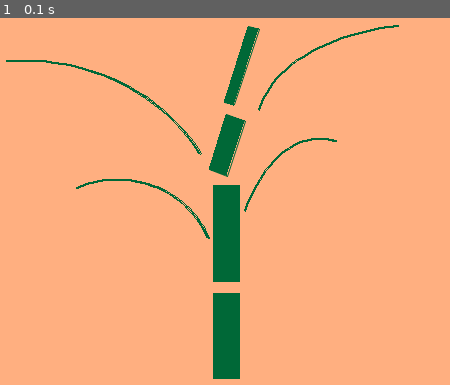
Above: before the commit, frame 1.
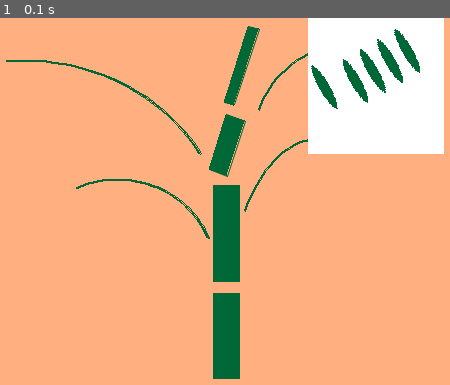
Above: after the commit, the same moment.

Repository: dxd1dxd/Test
Game: pygame game, started from Pygame/Panda.py
Two runs of this game, one before a commit and one after it. Both use one fixed random seed, a clock stepped at 60 frames per second and the inputs below.
Inputs:
- Up to frame 1 (0.1 s): no input

The runs differ from the first frame. In frame 1, 11% of the frame differs, in the area x 68-99%, y 0-38%.

Commit message:
creating bamboo leaves

Diff:
--- a/Pygame/Panda.py
+++ b/Pygame/Panda.py
@@ -8,7 +8,7 @@
 screen = pygame.display.set_mode((800, 532))
 #coloring the background
 
-rect(screen, (255, 175, 128), (0, 0, 800, 532))
+screen.fill((255, 175, 128))
 
 #creating a bamboo trunk
 
@@ -25,6 +25,16 @@
 arc(screen, (0, 104, 55), (203, 161, 195, 181), math.radians(20), math.radians(115), 2)
 arc(screen, (0, 104, 55), (3, 42, 409, 375), math.radians(30), math.radians(95), 2)
 
+#creating bamboo leaves
+
+surf = pygame.Surface((100, 100))
+surf.fill((255, 255, 255))
+ellipse(surf, (0, 104, 55), (0, 0, 10, 50))
+ellipse(surf, (0, 104, 55), (30, 10, 10, 50))
+ellipse(surf, (0, 104, 55), (50, 10, 10, 50))
+ellipse(surf, (0, 104, 55), (70, 10, 10, 50))
+ellipse(surf, (0, 104, 55), (90, 10, 10, 50))
+screen.blit(pygame.transform.rotate(surf, 30), (490, 0))
 
 
 
